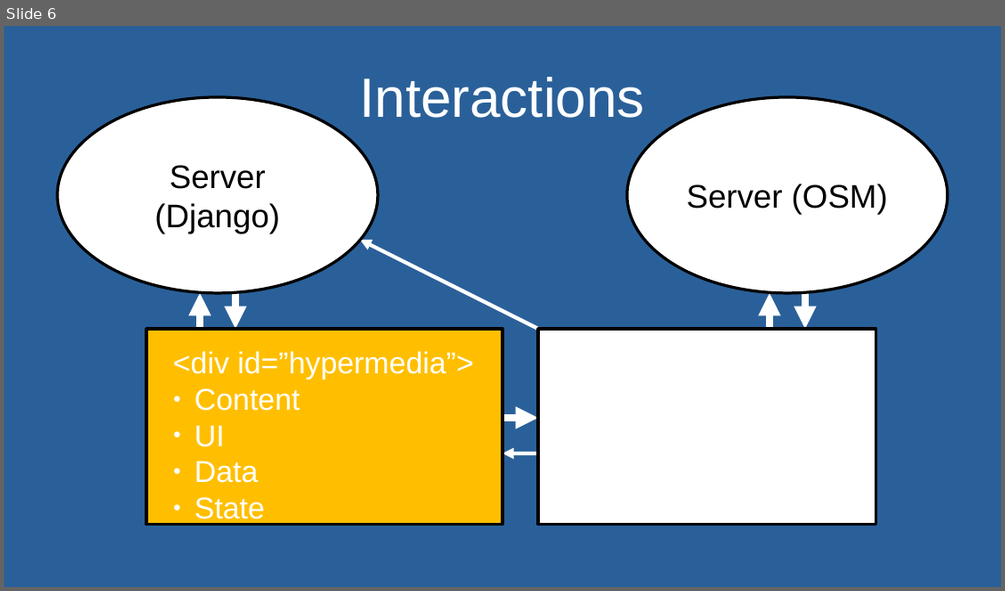
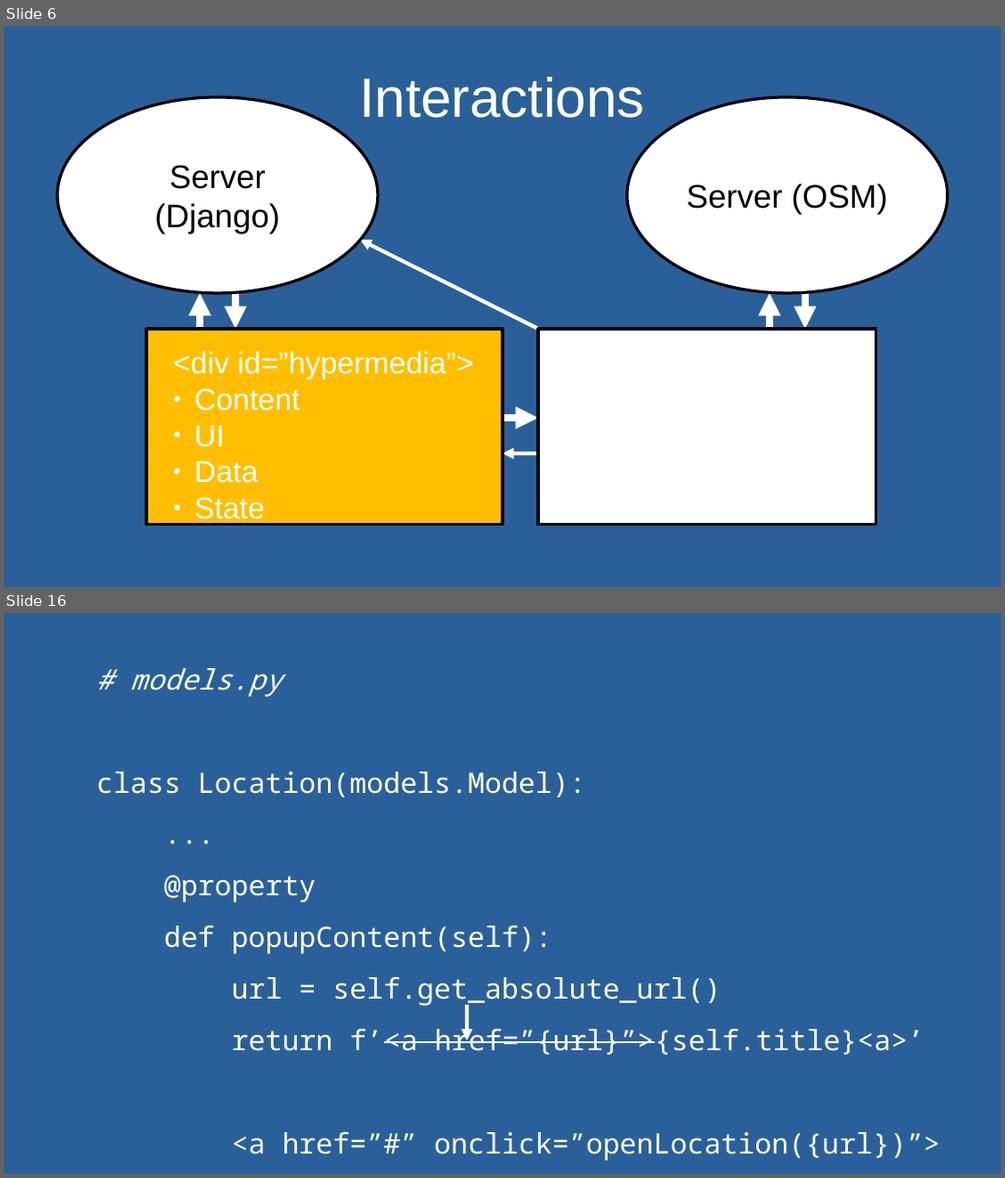
Before and after one commit to andywar65/map_swap_example, a slide deck: hypermedia_driven_maps.odp. Shown one above the other, each under a label of ours: slide 6 before the commit, slides 6 and 16 after it; the slides between them are not shown. The pictures are 1005x591 and 1005x1178 pixels, drawn with LibreOffice and Linux fonts; fonts in the diff are those of the drawing. Boxes give left, top, right and bottom in pixels: in the first picture for what was removed or moved away, otherwise in the second. Text is boxed around its words. In the diff, an @@ line names an element or a change of style, - is before the commit and + after.

```diff
--- a/hypermedia_driven_maps.odp
+++ b/hypermedia_driven_maps.odp
@@ slide 16 added at box(4, 613, 1001, 1174), background #2A6099 @@
@@ text added at box(97, 668, 940, 1160), 22.4 pt, text #FFFFFF @@
+# models.py
+class Location(models.Model):
+...
+@property
+def popupContent(self):
+url = self.get_absolute_url()
+return f’<a href=”{url}”>{self.title}<a>’
+<a href=”#” onclick=”openLocation({url})”>
@@ arrow added from (467, 1005) to (467, 1040), #FFFFFF 3 pt @@
```
Also in this commit, not shown: 4 slides changed, 7 other slides added.
